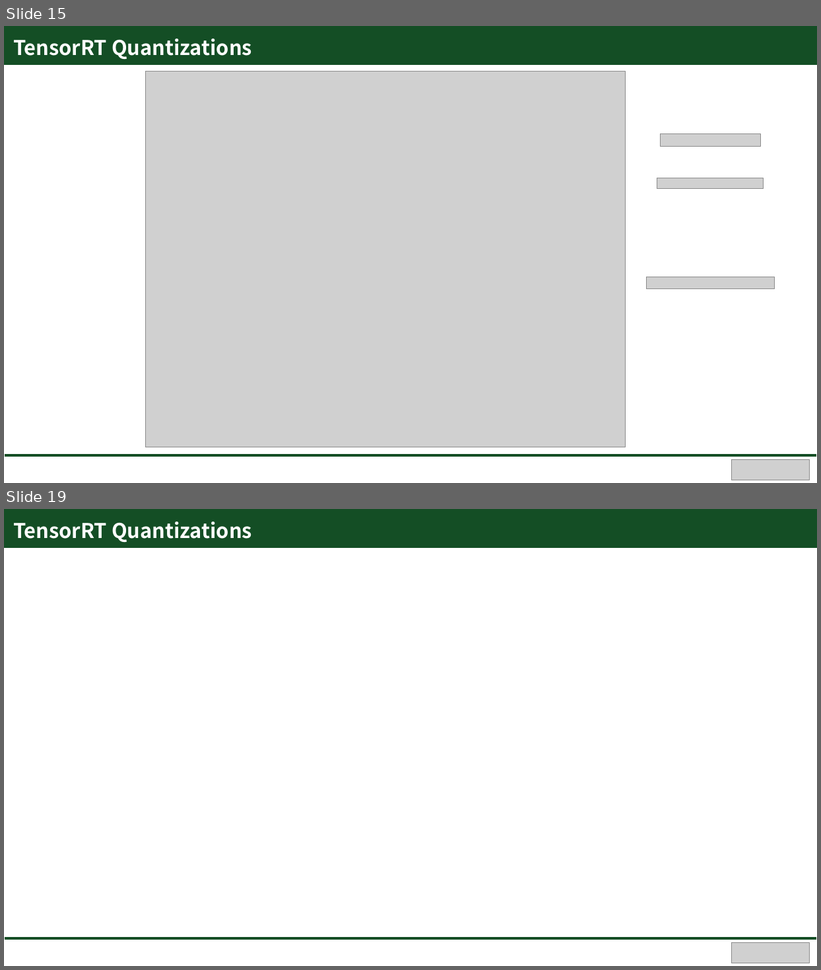
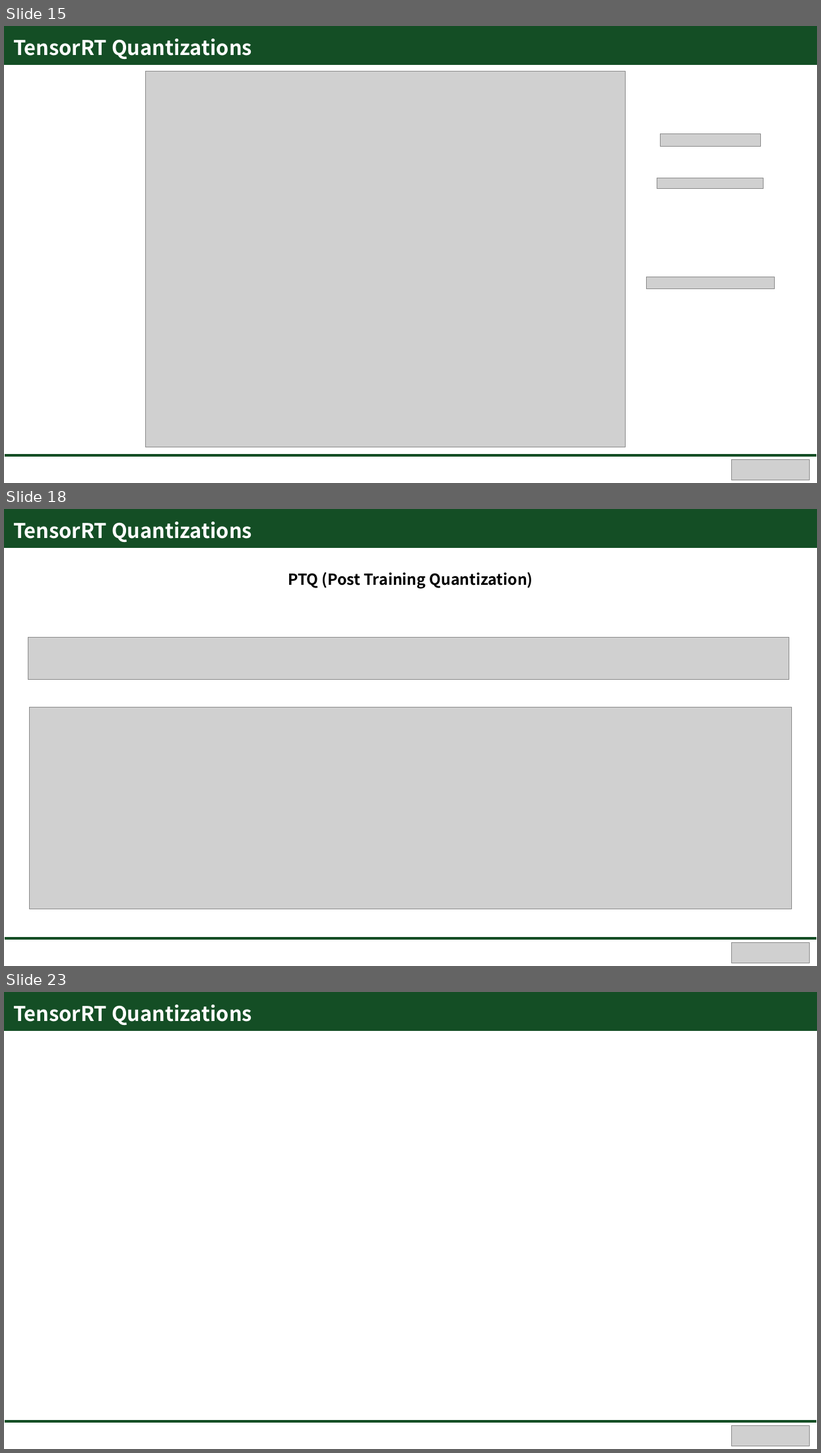
Before and after one commit to Hongsehyun/SV_Intern_Memo, a slide deck: 1. Study Summary/Paper Review/[3rd_Paper Review] NVIDIA TensorRT - Inference 최적화 및 가속화를 위한 NVIDIA의 Toolkit.pptx. Shown one above the other, each under a label of ours: slides 15 and 19 before the commit, slides 15, 18 and 23 after it; the slides between them are not shown. The pictures are 821x970 and 821x1453 pixels, drawn with LibreOffice and Linux fonts; fonts in the diff are those of the drawing; grey boxes stand for pictures. Boxes give left, top, right and bottom in pixels: in the first picture for what was removed or moved away, otherwise in the second. Text is boxed around its words. In the diff, an @@ line names an element or a change of style, - is before the commit and + after.

Commit message:
updated 2022.08.03.
updated 2022.08.03.

```diff
--- a/1. Study Summary/Paper Review/[3rd_Paper Review] NVIDIA TensorRT - Inference 최적화 및 가속화를 위한 NVIDIA의 Toolkit.pptx
+++ b/1. Study Summary/Paper Review/[3rd_Paper Review] NVIDIA TensorRT - Inference 최적화 및 가속화를 위한 NVIDIA의 Toolkit.pptx
@@ slide 18 added at [4,509,817,966], background #FFFFFF @@
@@ rectangle added at [4,509,817,547], fill #144E25, outline #144E25 1 pt @@
@@ text added at [13,523,107,539], 24 pt, text #FFFFFF, bold @@
+TensorRT Quantizations
@@ text added at [15,523,90,539], 24 pt, text #FFFFFF, bold @@
+Outline
@@ text added at [288,572,533,589], 18 pt, text #000000, bold @@
+PTQ (Post Training Quantization)
@@ picture added at [28,638,789,680] @@
@@ picture added at [30,707,791,910] @@
@@ rectangle added at [4,937,817,940], fill #144E25, outline #FFFFFF 1 pt @@
@@ picture added at [732,943,810,964] @@
@@ what was slide 19 is now slide 23 @@
```
Also in this commit, not shown: 3 slides changed, 3 other slides added.
